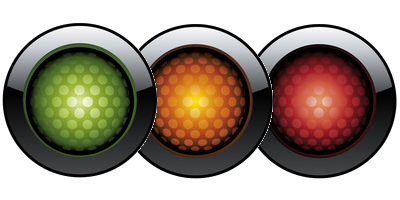
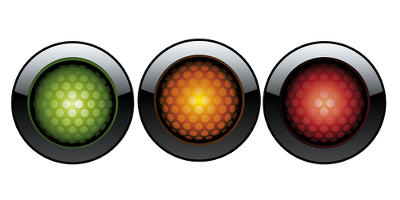
Before/after of a 400×200 layered artwork. What changed in the layer stack:
painted on "Feu Vert copy" over [2, 22, 158, 178]
painted on "feu orange" over [118, 24, 273, 179]
painted on "Feu Rouge copy" over [242, 24, 397, 179]
